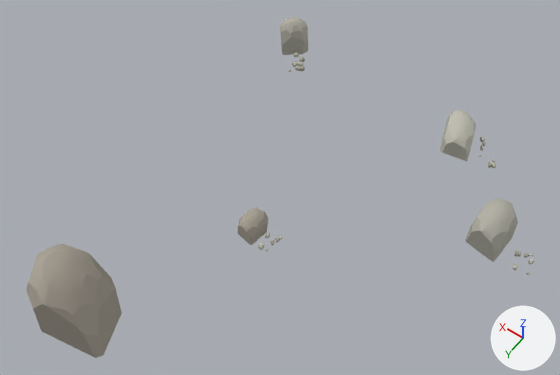
One commit to the glTF model shared/geometry/granite/bedrock_3_5.glb: the scene before it, then after it.
The view is the same before and after, from a 50 mm camera at (1600.0, 3282.0, 1542.0) aimed at (1924.0, 2829.0, 830.0). Every picture has the same lights, and +X, +Y and +Z are marked at lower right. The first picture is the older version. Vertices at exactly the same position are counted once.

Objects in the first picture: 'granite_bedrock'.
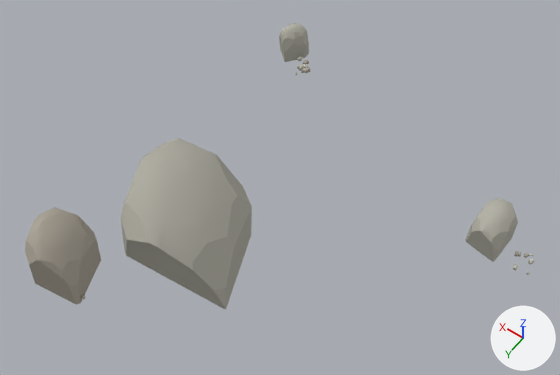
Changed parts and their boxes [x1, y1, x2, y2] in the pictures (560 x 375 px; the box of a moved part takes in the faces that stretch with it):
```json
{"object": "granite_bedrock", "change": "reshaped", "before": [27, 17, 534, 358], "after": [25, 23, 534, 310], "on screen": "16% shorter"}
{"part": 1, "of": "me_granite_bedrock", "change": "moved or reshaped", "before": [280, 17, 308, 55], "after": [279, 23, 309, 62]}
{"part": 2, "of": "me_granite_bedrock", "change": "moved or reshaped", "before": [299, 57, 305, 62], "after": [303, 60, 309, 64]}
{"part": 3, "of": "me_granite_bedrock", "change": "moved or reshaped", "before": [293, 61, 298, 67], "after": [299, 64, 304, 71]}
{"part": 4, "of": "me_granite_bedrock", "change": "moved or reshaped", "before": [298, 61, 304, 66], "after": [303, 64, 308, 69]}
{"part": 5, "of": "me_granite_bedrock", "change": "added", "after": [121, 138, 252, 310]}
{"part": 6, "of": "me_granite_bedrock", "change": "added", "after": [25, 207, 101, 305]}
{"part": 7, "of": "me_granite_bedrock", "change": "deleted", "before": [238, 66, 496, 252]}
{"part": 8, "of": "me_granite_bedrock", "change": "deleted", "before": [27, 244, 122, 358]}
```

Scene script edits in JSON lines:
```json
{"block": "me_granite_bedrock", "where": "# used by ob_granite_bedrock; location = (0.0, 0.0, 0.0)"}
{"op": "remove", "block": "me_granite_bedrock", "code": "me_granite_bedrock.from_pydata(...)  # 1570 vertices, 2992 faces; spans x 1647.0..2062.0, y 2554.0..3114.0, z 668.0..930.0"}
{"op": "add", "block": "me_granite_bedrock", "code": "me_granite_bedrock.from_pydata(...)  # 940 vertices, 1796 faces; spans x 1647.0..2078.0, y 2607.0..3090.0, z 668.0..920.0"}
{"block": "me_granite_bedrock", "change": "me_granite_bedrock part 1: the loose piece of 80 vertices spanning x 1995.0..2031.0, y 2657.0..2693.0, z 885.0..930.0 is turned 14.4 degrees about the z axis through its middle, then moved by (0.0, 0.0, -10.0)"}
{"block": "me_granite_bedrock", "change": "me_granite_bedrock part 2: the loose piece of 36 vertices spanning x 1988.0..1995.0, y 2684.0..2692.0, z 884.0..890.0 is turned 14.4 degrees about the z axis through its middle, then moved by (-3.0, -6.0, -8.0)"}
{"block": "me_granite_bedrock", "change": "me_granite_bedrock part 3: the loose piece of 36 vertices spanning x 1992.0..1999.0, y 2691.0..2699.0, z 881.0..886.0 is turned 14.4 degrees about the z axis through its middle, then moved by (-5.0, -5.0, -7.0)"}
{"block": "me_granite_bedrock", "change": "me_granite_bedrock part 4: the loose piece of 36 vertices spanning x 1987.0..1995.0, y 2689.0..2695.0, z 881.0..886.0 is turned 14.4 degrees about the z axis through its middle, then moved by (-4.0, -6.0, -7.0)"}
{"block": "me_granite_bedrock", "change": "me_granite_bedrock part 5: a new loose piece of 80 vertices spanning x 1920.0..2078.0, y 2818.0..2989.0, z 717.0..868.0, in mat_stone_feldspar (grey #b3b1a5)"}
{"block": "me_granite_bedrock", "change": "me_granite_bedrock part 6: a new loose piece of 80 vertices spanning x 2009.0..2078.0, y 3010.0..3090.0, z 820.0..906.0, in mat_stone_warm (grey #a9a295)"}
{"block": "me_granite_bedrock", "change": "me_granite_bedrock part 7: 19 loose pieces with 782 vertices, spanning x 1749.0..1995.0, y 2554.0..2873.0, z 744.0..883.0, are deleted"}
{"block": "me_granite_bedrock", "change": "me_granite_bedrock part 8: 82 vertices removed from x 1976.0..2062.0, y 3026.0..3114.0, z 762.0..881.0"}
{"block": "me_granite_bedrock", "change": "other edits to the shape of me_granite_bedrock do not show in these pictures"}
{"op": "remove", "block": "me_granite_bedrock", "code": "me_granite_bedrock.materials.append(mat_stone_fresh)  # light grey #c0beb1"}
```
